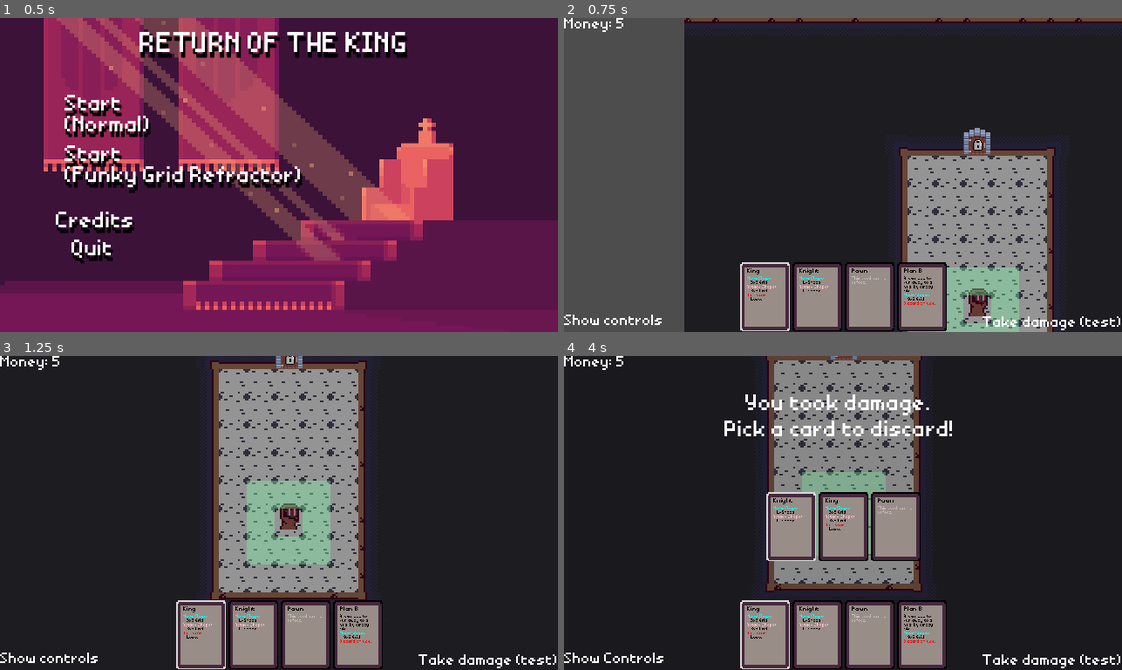
Above: before the commit, frames 1-4 (two rows, left to right).
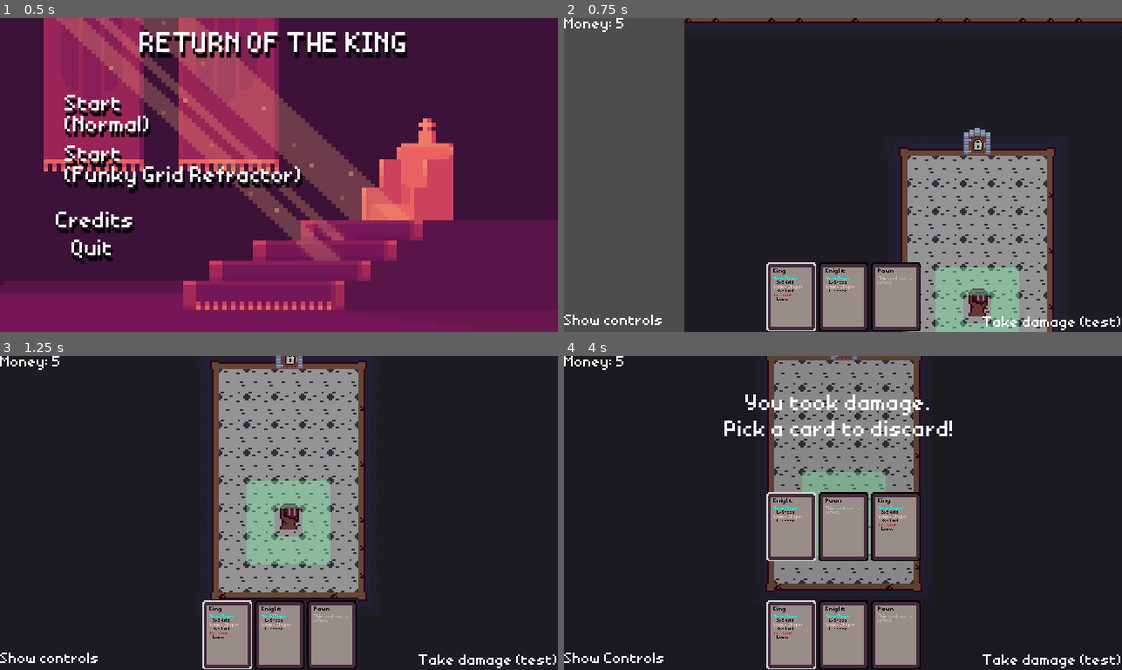
Above: after the commit, the same moments.

Repository: bonsaipropaganda/pass-the-game-jam-2024
Game: Godot game, scene res://ui/menus/main_menu.tscn
Same seed, same stepped clock (60 frames per second), same inputs: the game is played once before the commit and once after it.
Inputs (mouse positions are in pixels of both pictures, inside the frame that each line leads up to):
- Up to frame 1 (0.5 s): no input
- Up to frame 2 (0.75 s): click "Start (Normal)" at 0.5 s
- Up to frame 3 (1.25 s): no input
- Up to frame 4 (4 s): click "Take damage (test)" at 1.25 s; tap Enter at 2 s; move the mouse to (965, 497) at 2.02 s; tap 1 at 2.1 s; click (965, 497) at 2.17 s; click "Show controls" at 2.75 s; click "Hide Controls" at 3.5 s

Frame 1 is identical in both runs. In frame 2, 4.3% of the frame differs, in the area x 31-69%, y 77-100%; in frame 3, 4.7%; in frame 4, 4.9%, in the area x 31-69%, y 45-100%.

Commit message:
Added door open sound, fixed bugs

Diff:
--- a/entities/grid entities/chest.gd
+++ b/entities/grid entities/chest.gd
@@ -12,8 +12,10 @@
 
 func open():
 	if is_open == false:
+		is_open = true
+
 		Global.game_manager.add_card(card)
+		$ChestSoundPlayer.play()
 
 		self.play("open")
 		await animation_finished
-		is_open = true
--- a/entities/grid entities/chest.tscn
+++ b/entities/grid entities/chest.tscn
@@ -1,7 +1,8 @@
-[gd_scene load_steps=14 format=3 uid="uid://b7cm07luj2kni"]
+[gd_scene load_steps=15 format=3 uid="uid://b7cm07luj2kni"]
 
 [ext_resource type="Texture2D" uid="uid://cjjt2okruw0pu" path="res://gfx/entities/chest_sheet.png" id="1_lv6h3"]
 [ext_resource type="Script" path="res://entities/grid entities/chest.gd" id="2_7y5p7"]
+[ext_resource type="AudioStream" uid="uid://d1rm8x7ygkvcw" path="res://gfx/sounds/chest_open.wav" id="3_082y5"]
 
 [sub_resource type="AtlasTexture" id="AtlasTexture_pry5b"]
 atlas = ExtResource("1_lv6h3")
@@ -116,3 +117,6 @@
 [node name="CollisionShape2D" type="CollisionShape2D" parent="Hurtbox"]
 shape = SubResource("RectangleShape2D_h3bh5")
 debug_color = Color(0.7, 0, 0.315, 0.419608)
+
+[node name="ChestSoundPlayer" type="AudioStreamPlayer" parent="."]
+stream = ExtResource("3_082y5")
--- a/entities/grid entities/shop_item.gd
+++ b/entities/grid entities/shop_item.gd
@@ -19,6 +19,7 @@
 	if Global.game_manager.money >= price:
 		Global.game_manager.money -= price
 		Global.game_manager.add_card(card)
+		$ChestSoundPlayer.play
 		queue_free()
 		return true
 	else:
--- a/entities/grid entities/shop_item.tscn
+++ b/entities/grid entities/shop_item.tscn
@@ -1,7 +1,8 @@
-[gd_scene load_steps=10 format=3 uid="uid://djer560b2lbye"]
+[gd_scene load_steps=11 format=3 uid="uid://djer560b2lbye"]
 
 [ext_resource type="Texture2D" uid="uid://i184xxddbxoh" path="res://gfx/entities/grid entities/full spritesheet.png" id="1_ng2uu"]
 [ext_resource type="Script" path="res://entities/grid entities/shop_item.gd" id="2_nk31k"]
+[ext_resource type="AudioStream" uid="uid://d1rm8x7ygkvcw" path="res://gfx/sounds/chest_open.wav" id="3_jswtk"]
 
 [sub_resource type="AtlasTexture" id="AtlasTexture_ldm8r"]
 atlas = ExtResource("1_ng2uu")
@@ -73,3 +74,6 @@
 [node name="CollisionShape2D" type="CollisionShape2D" parent="Area2D"]
 shape = SubResource("RectangleShape2D_h3bh5")
 debug_color = Color(0.7, 0, 0.315, 0.419608)
+
+[node name="ChestSoundPlayer" type="AudioStreamPlayer" parent="."]
+stream = ExtResource("3_jswtk")
--- a/places/game_manager/game_manager.gd
+++ b/places/game_manager/game_manager.gd
@@ -35,8 +35,7 @@
 var players_cards: Array[CardResource] = [
 	CardKingBasic.new(),
 	CardKnightBasic.new(),
-	CardPawnBasic.new(),
-	CardPlanB.new()
+	CardPawnBasic.new()
 ]
 
 var discarded_cards: Array[CardResource] = []
@@ -71,6 +70,9 @@
 
 	_select_card(0)
 	$"%CardDeck_Menu".card_selected.connect(_select_card)
+
+	SignalBus.next_level.connect(func(_x): $DoorOpenPlayer.play())
+
 
 func on_enemy_death(enemy: BaseEnemy) -> void:
 	money += enemy.reward
@@ -189,7 +191,7 @@
 
 func add_card(card: CardResource) -> void:
 	players_cards.append(card)
-	_select_card(len(players_cards) - 1)
+	_select_card(selected_card)
 
 
 func _select_card(to: int):
@@ -238,12 +240,10 @@
 						await Global.attack_enemy_at_tile(mouse_coord, 1)
 					elif Global.is_chest_on_tile(mouse_coord):
 						Global.open_chest(mouse_coord)
-						$ChestSoundPlayer.play()
 					elif Global.is_shop_item_on_tile(mouse_coord):
 						var bought = Global.buy_shop_item(mouse_coord)
 
 						if bought:
-							$ChestSoundPlayer.play()
 							$MoneySoundPlayer.play()
 					else:
 						await p.move(mouse_coord)
--- a/places/game_manager/game_manager.tscn
+++ b/places/game_manager/game_manager.tscn
@@ -5,8 +5,8 @@
 [ext_resource type="Script" path="res://ui/menus/controls_menu.gd" id="3_vvdls"]
 [ext_resource type="PackedScene" uid="uid://d4ac0sxxnv6qe" path="res://items/cards/card_deck.tscn" id="4_yh1ds"]
 [ext_resource type="PackedScene" uid="uid://dfsxx0r0misb3" path="res://ui/menus/take_damage_menu.tscn" id="5_8wkup"]
-[ext_resource type="AudioStream" uid="uid://d1rm8x7ygkvcw" path="res://gfx/sounds/chest_open.wav" id="6_o7qbg"]
 [ext_resource type="AudioStream" uid="uid://lpj2nsfrkwcs" path="res://gfx/sounds/money.wav" id="7_ucwsi"]
+[ext_resource type="AudioStream" uid="uid://d065pasljhqvh" path="res://gfx/sounds/door_open.wav" id="8_c3qh0"]
 
 [node name="Game Manager" type="Node2D"]
 script = ExtResource("1_2n5bb")
@@ -116,11 +116,13 @@
 theme_override_font_sizes/font_size = 8
 text = "Money: 0"
 
-[node name="ChestSoundPlayer" type="AudioStreamPlayer" parent="."]
-stream = ExtResource("6_o7qbg")
+[node name="DoorOpenPlayer" type="AudioStreamPlayer" parent="."]
+stream = ExtResource("8_c3qh0")
+volume_db = -2.0
 
 [node name="MoneySoundPlayer" type="AudioStreamPlayer" parent="."]
 stream = ExtResource("7_ucwsi")
+volume_db = 0.07
 
 [connection signal="pressed" from="UI/Side Buttons/TestDamageButton" to="." method="_on_test_damage_button_pressed"]
 [connection signal="toggled" from="UI/Side Buttons/ControlsButton" to="UI/Side Buttons/ControlsButton" method="_on_toggled"]
Not shown, added: gfx/sounds/door_open.wav.import
Not shown, added: gfx/sounds/door_open.wav
